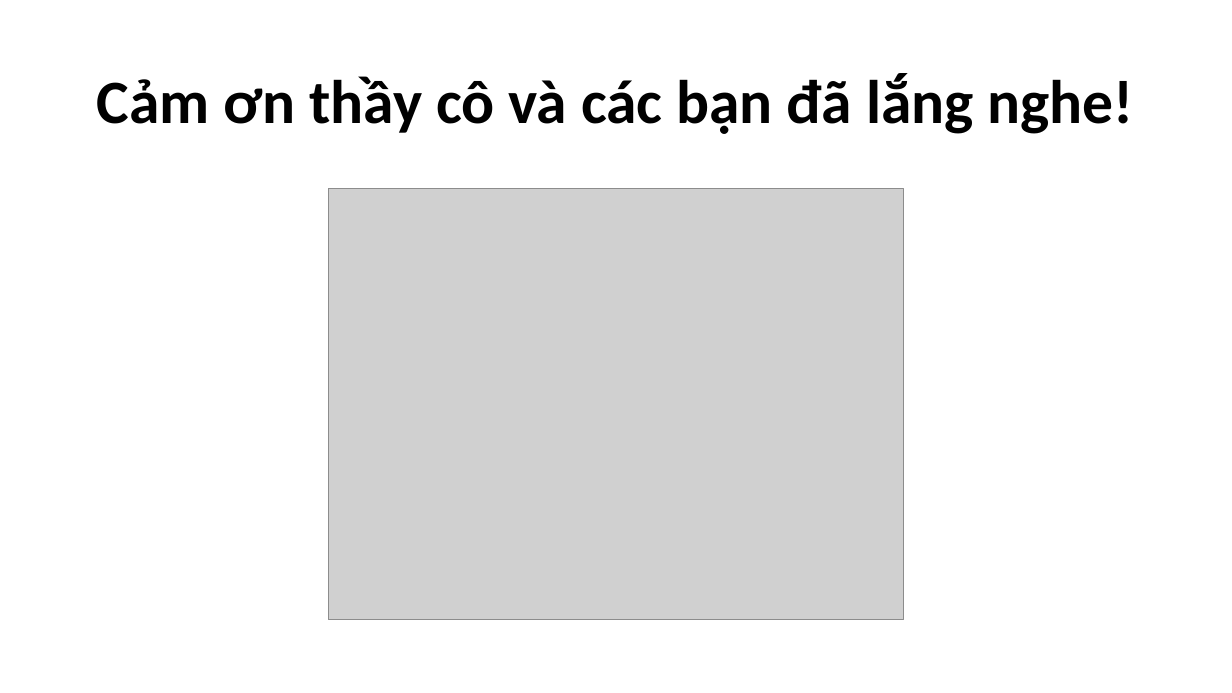
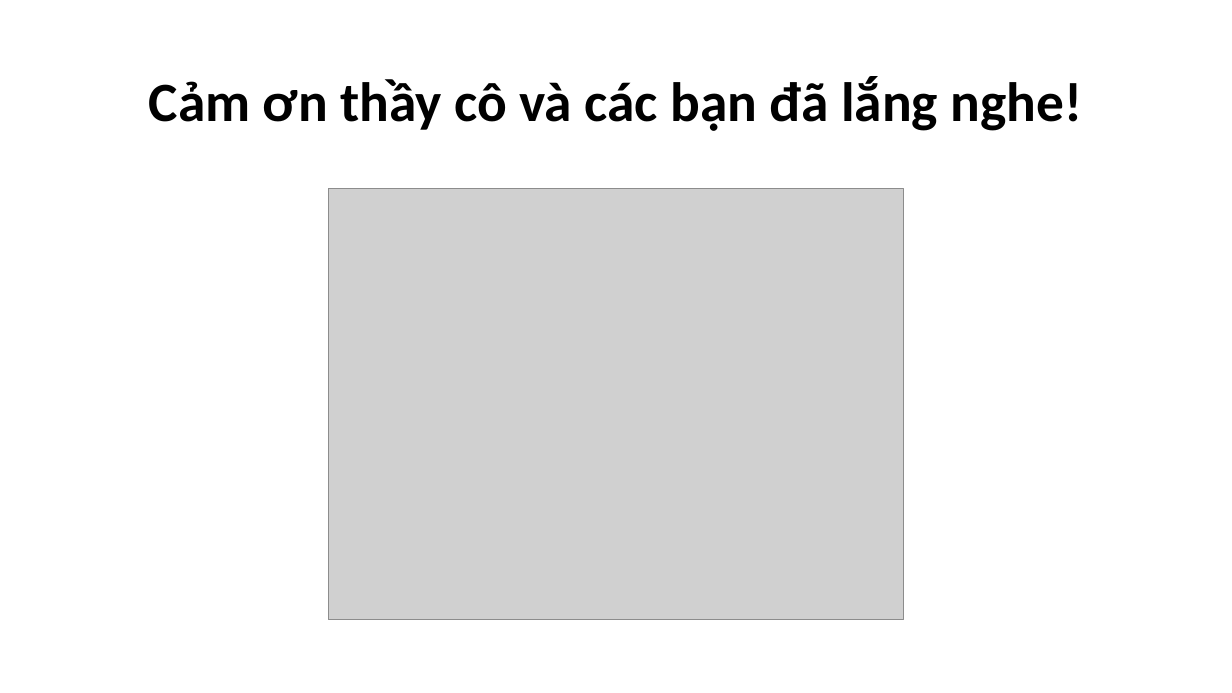
Before and after one commit to NguyenDucHoangLong/Group_4_HTTTHD, a slide deck: slide 50 of Document/Seminar/Slide_Nhóm 4.pptx (slide 39 before the commit). Drawn at 1232x693 pixels with LibreOffice and Linux fonts; fonts in the diff are those of the drawing; grey boxes stand for pictures. Boxes give left, top, right and bottom in pixels: in the first picture for what was removed or moved away, otherwise in the second. Text is boxed around its words. In the diff, an @@ line names an element or a change of style, - is before the commit and + after.

Commit message:
1212205 update

```diff
--- a/Document/Seminar/Slide_Nhóm 4.pptx
+++ b/Document/Seminar/Slide_Nhóm 4.pptx
@@ title "Cảm ơn thầy cô và ..." at (149,76,1083,131): size 48 to 43.2 pt @@
```
Also in this commit, not shown: 12 slides added, 1 slide removed.
